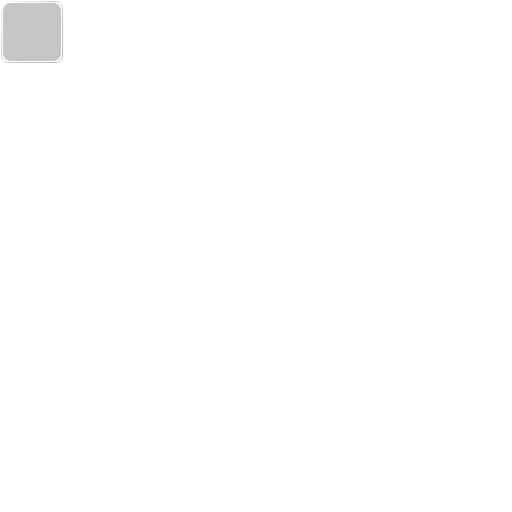
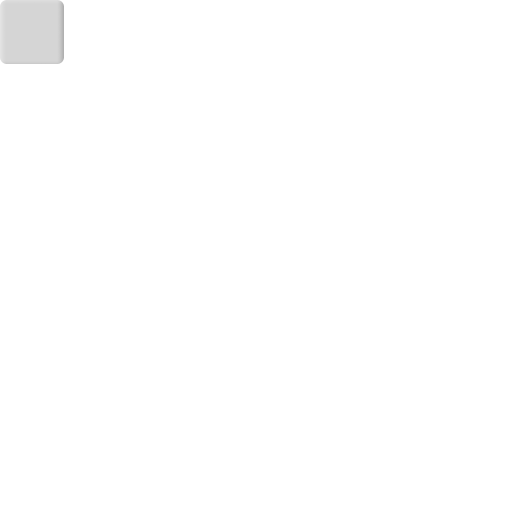
Layers edited between the first and the second (512, 512) image:
painted on "Background" over [0, 0, 64, 64]
